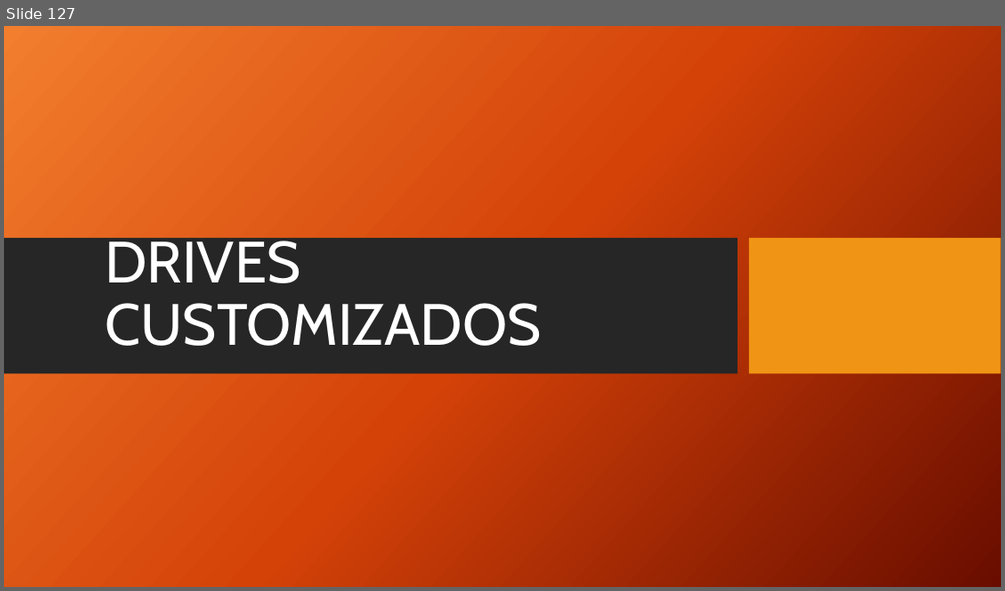
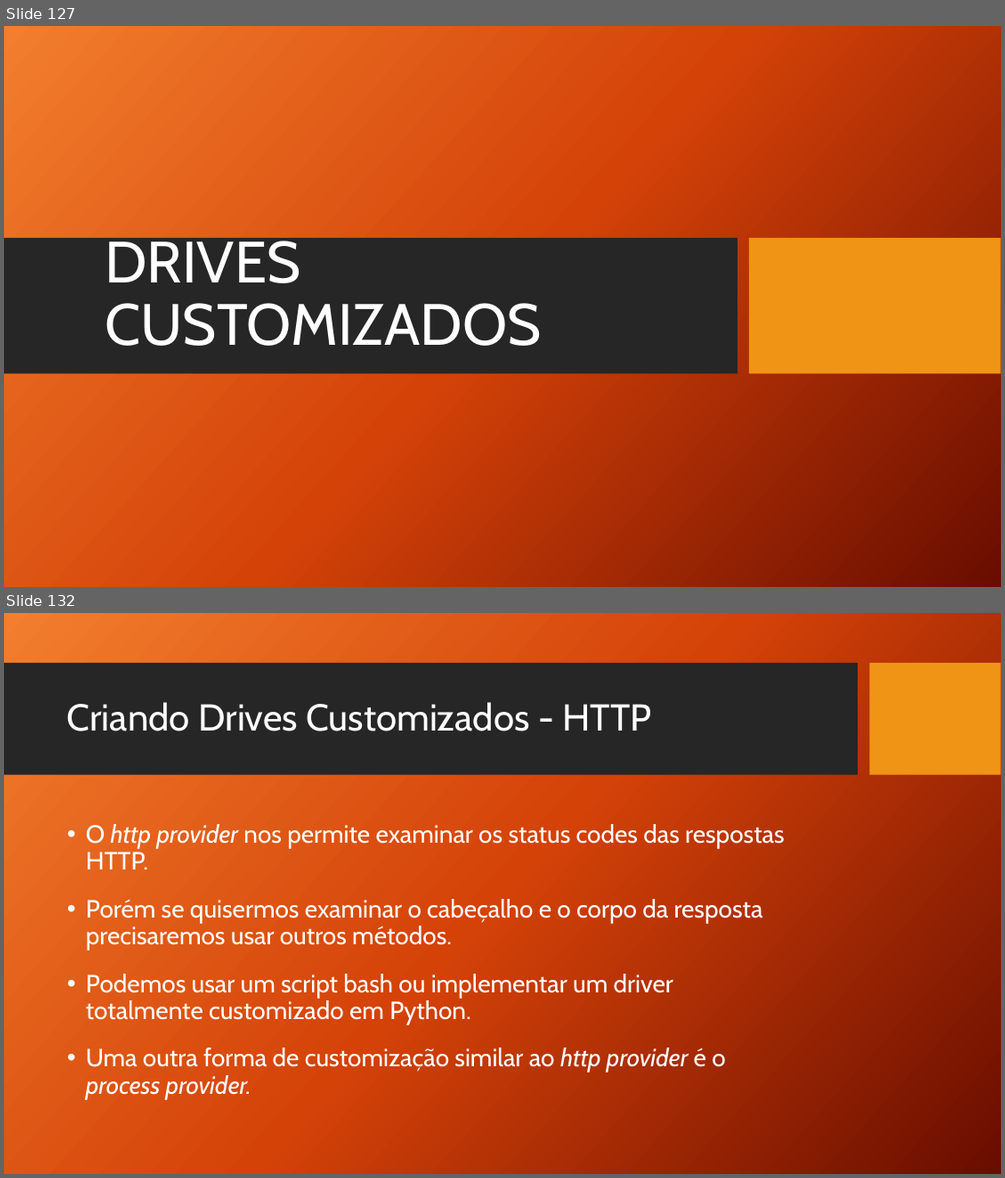
Before and after one commit to TCC-Chaos-Engineering/docs-chaos-engineering, a slide deck: docs/Chaos Engineering - Das Hipoteses aos Testes.pptx. Shown one above the other, each under a label of ours: slide 127 before the commit, slides 127 and 132 after it; the slides between them are not shown. The pictures are 1005x591 and 1005x1178 pixels, drawn with LibreOffice and Linux fonts; fonts in the diff are those of the drawing; background and template pictures are left out. Boxes give left, top, right and bottom in pixels: in the first picture for what was removed or moved away, otherwise in the second. Text is boxed around its words. In the diff, an @@ line names an element or a change of style, - is before the commit and + after.

Commit message:
Adiciona Criando Drives Customizados
Adiciona o subtópico: Criando Drives Customizados

```diff
--- a/docs/Chaos Engineering - Das Hipoteses aos Testes.pptx
+++ b/docs/Chaos Engineering - Das Hipoteses aos Testes.pptx
@@ slide 132 added at bbox=[4, 613, 1001, 1174], background picture (left out) @@
@@ rectangle added at bbox=[4, 663, 858, 775], fill #262626 @@
@@ rectangle added at bbox=[870, 663, 1001, 775], fill #F09415 @@
@@ title added at bbox=[67, 702, 651, 731], 36 pt, text #FFFFFF @@
+Criando Drives Customizados - HTTP
@@ text added at bbox=[86, 824, 785, 1099], 24 pt, text #FFFFFF @@
+• O http provider nos permite examinar os status codes das respostas HTTP.
+• Porém se quisermos examinar o cabeçalho e o corpo da resposta precisaremos usar outros métodos.
+• Podemos usar um script bash ou implementar um driver totalmente customizado em Python.
+• Uma outra forma de customização similar ao http provider é o process provider.
```
Also in this commit, not shown: 7 slides changed, 16 other slides added.
